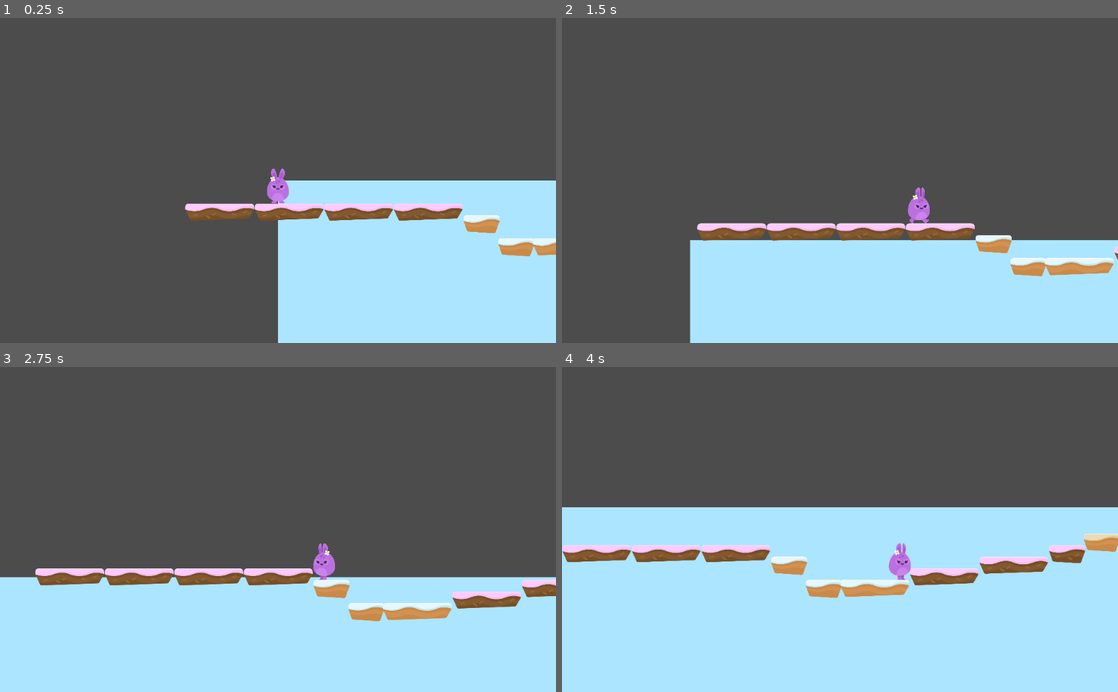
Above: before the commit, frames 1-4 (two rows, left to right).
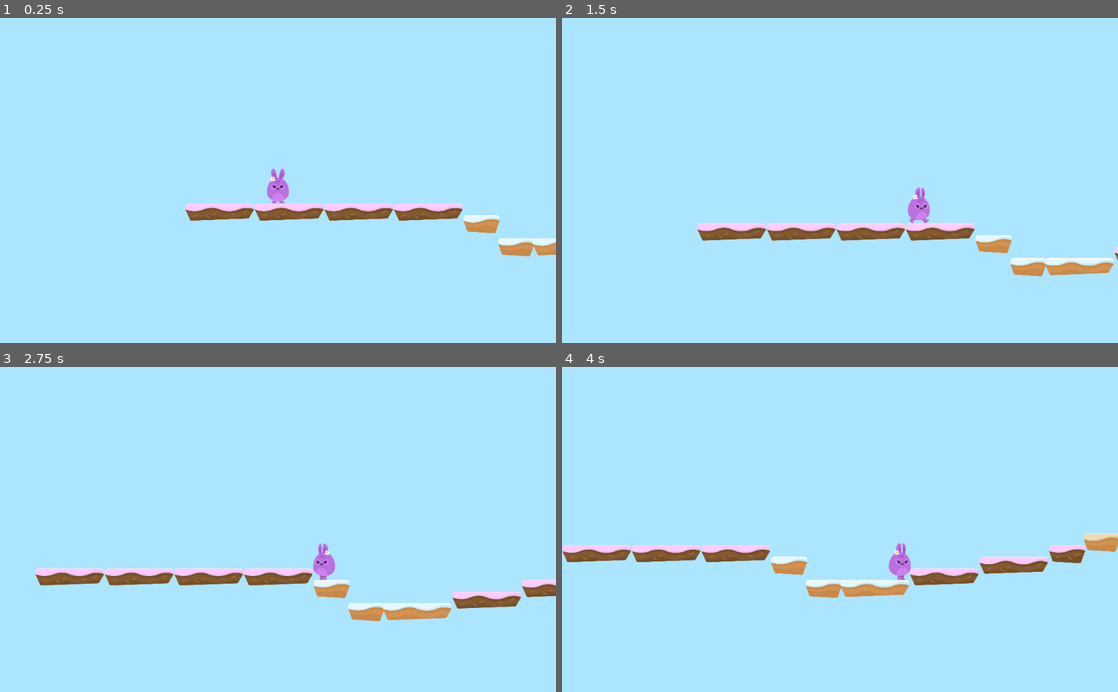
Above: after the commit, the same moments.

Repository: KennedyMungai/SimplePlatformer
Game: Godot game, scene res://Scenes/Levels/Level1.tscn
Same seed, same stepped clock (60 frames per second), same inputs: the game is played once before the commit and once after it.
Inputs:
- Up to frame 1 (0.25 s): no input
- Up to frame 2 (1.5 s): hold D (right) from 0.53 s (still down); tap W (jump) at 0.77 s
- Up to frame 3 (2.75 s): tap W (jump) at 1.52 s; release D (right) at 2.03 s; hold A (left) from 2.03 s (still down)
- Up to frame 4 (4 s): release A (left) at 2.78 s; hold D (right) from 2.78 s (still down); tap W (jump) at 3.02, 3.77 s

The runs differ from the first frame. In frame 1, 74% of the frame differs, in the area x 0-100%, y 0-100%; in frame 2, 73%; in frame 3, 63%; in frame 4, 43%.

Commit message:
Used the mirroring property to make the object repeat itself

Diff:
--- a/Scenes/Player.tscn
+++ b/Scenes/Player.tscn
@@ -31,6 +31,7 @@
 scroll_ignore_camera_zoom = true
 
 [node name="ParallaxLayer" type="ParallaxLayer" parent="Camera2D/ParallaxBackground"]
+motion_mirroring = Vector2( 2048, 2048 )
 
 [node name="TextureRect" type="TextureRect" parent="Camera2D/ParallaxBackground/ParallaxLayer"]
 margin_right = 40.0
